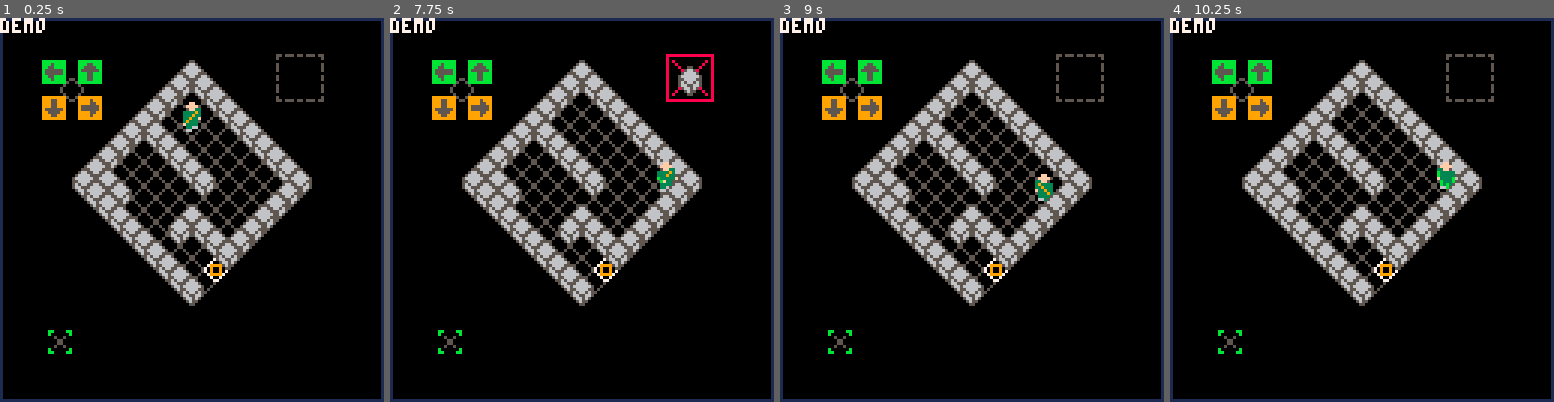
Above: before the commit, frames 1-4 (left to right).
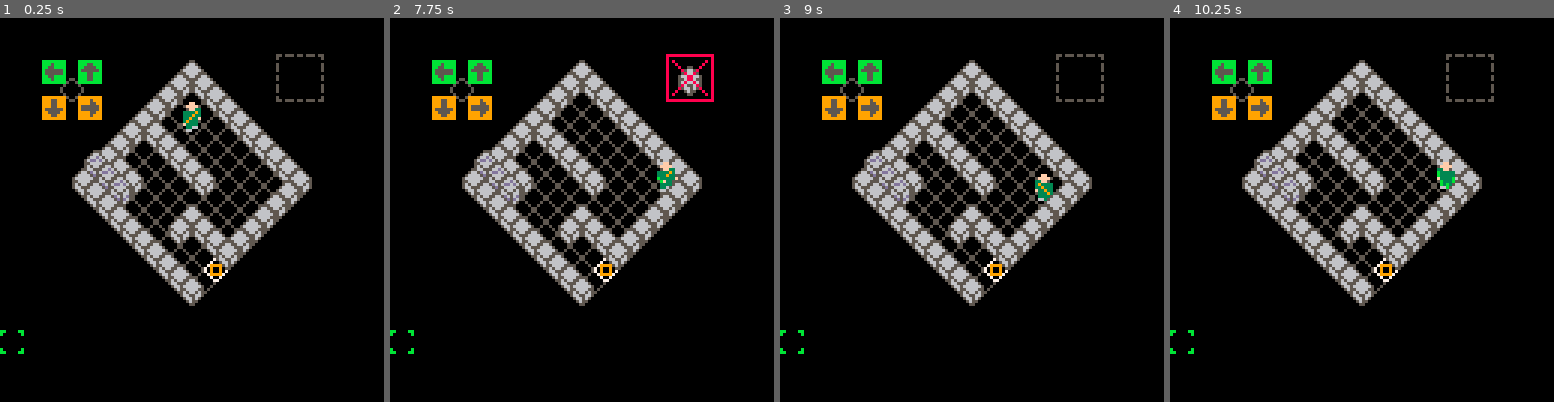
Above: after the commit, the same moments.

Repository: alexh95/pico8
Game: PICO-8 cartridge no-way-out/no-way-out.p8
The game is run twice, just before and just after one commit, with the same random seed, the same clock (stepped at 60 frames per second) and the same inputs.
Inputs:
- Up to frame 1 (0.25 s): no input
- Up to frame 2 (7.75 s): tap X (X key) at 0.33, 1.07, 1.85, 2.97, 4.08, 5.2, 6.32, 7.43 s; tap O (Z key) at 0.7, 1.7, 2.1, 2.5, 2.9, 3.3, 3.7, 4.1, 4.5, 4.9, 5.3, 5.7, 6.1, 6.5, 6.9, 7.3, 7.7 s; hold Right 1.6-2.1 s; hold Up 2.15-2.42 s; hold Right 2.47-3.03 s; hold Left 3.08-3.58 s; hold Down 3.63-3.97 s; hold Right 4.02-4.68 s; hold Up 4.73-5.03 s; hold Left 5.08-5.68 s; hold Down 5.73-6.03 s; hold Right 6.08-6.58 s; hold Right 6.63-7.13 s; hold Up 7.18-7.45 s; hold Right from 7.5 s (still down)
- Up to frame 3 (9 s): release Right at 8.07 s; tap O (Z key) at 8.1, 8.5, 8.9 s; hold Left 8.12-8.62 s; tap X (X key) at 8.55 s; hold Down from 8.67 s (still down)
- Up to frame 4 (10.25 s): release Down at 9 s; hold Right 9.05-9.72 s; tap O (Z key) at 9.3, 9.7, 10.1 s; tap X (X key) at 9.67 s; hold Up 9.77-10.07 s; hold Left from 10.12 s (still down)

The runs differ from the first frame. In frame 1, 4.3% of the frame differs, in the area x 0-100%, y 0-100%; in frame 2, 4.3%; in frame 3, 4.3%; in frame 4, 4.3%.

Commit message:
level design

Diff:
--- a/no-way-out/no-way-out.p8
+++ b/no-way-out/no-way-out.p8
@@ -32,7 +32,7 @@
  for b_p in all(lvl.bb) do
   for bx=b_p[1],b_p[3] do
    for by=b_p[2],b_p[4] do
-    add(lvl.b,makeb(bx,by,2))
+    add(lvl.b,makeb(bx,by,2,b_p[5]))
    end
   end
  end
@@ -44,16 +44,20 @@
   end
  end
  for si,sw in pairs(lvl.sw) do
-  add(lvl.g,makeg(sw[1],sw[2],sw[3],sw[4]))
+  if sw[3]==-1 then
+   add(lvl.g,makeg(sw[1],sw[2],
+                   sw[3],sw[4]))
+  else
+   add(gbl.g,makeg(sw[1],sw[2],
+                  sw[3],sw[4]))
+  end
  end
  for it in all(lvl.it) do
   add(lvl.g,makeg(it[1],it[2],it[3]))
  end
-
 end
 
 function loadlevel(l_i,nx,ny)
- add(e,l_i)
  li=l_i
  lvl=level[l_i]
  if not lvl.init then
@@ -62,15 +66,20 @@
  end
  p={x=nx,y=ny,
     d=0,sp=4,
-    grab=false,il=true}
+    grab=false,il=true,
+    map=0}
 end
 
 function _init()
+ gbl={g={},ag={}}
  c={x=60,y=16}
+-- it={20,21,22,23,24}
  it={20}
  itsel=1
+ itm={}
+-- pwr=true
  loadlevel(0,2,2)
- --loadlevel(5,2,0)
+-- loadlevel(8,1,4)
 end
 
 function _update60()
@@ -78,10 +87,30 @@
  nd=p.d
  dp={x=0,y=0}
  np={x=p.x,y=p.y}
+ p.grab=false
+ p.itinvalid=false
+ p.map=0
+ if btnp(🅾️) then
+  if it[itsel]==21 then
+   if pwr then
+    itm[it[itsel]]=not itm[it[itsel]]
+   end
+  end
+ end
  if btn(🅾️) then
-  p.grab=true
- else
-  p.grab=false
+  if it[itsel]==20 then
+   p.grab=true
+  elseif it[itsel]==21 then
+   if not pwr then
+    p.itinvalid=true
+   end
+  elseif it[itsel]==22 then
+   p.map=1
+  elseif it[itsel]==23 then
+   p.map=2
+  elseif it[itsel]==24 then
+   p.map=3
+  end
  end
  if btnp(❎) then
   itsel+=1
@@ -136,21 +165,40 @@
   end
  end
 
+ for i,ag in pairs(lvl.ag) do
+  lvl.ag[i]=false
+ end
  for g in all(lvl.g) do
   local pg=p.x==g.x and p.y==g.y
   if g.t<20 then
-   local ong = findb(g) or pg
-   lvl.ag[g.id]=ong
+   local ong=findb(g) or pg
+   if ong then
+    lvl.ag[g.id]=true
+   end
   elseif g.v and pg then
    g.v=false
-   add(it,g.t)
-  end
- end
+   if g.t==31 then
+    pwr=true
+   else
+    add(it,g.t)
+   end
+  end
+ end
+
+ for g in all(gbl.g) do
+  local ong=findbl(level[g.t],g)
+  if ong then
+   gbl.ag[g.id]=true
+  end
+ end
+
+ update_rgb()
 
  for bl in all(lvl.b) do
   bl.v=true
   if bl.id then
-   if lvl.ag[bl.id] then
+   if lvl.ag[bl.id] or
+      gbl.ag[bl.id] then
     bl.v=false
    end
   end
@@ -164,7 +212,11 @@
   for ex in all(lvl.exit) do
    if p.x==ex.x and
       p.y==ex.y then
-    loadlevel(ex.nl,ex.nx,ex.ny)
+    if ex.nl>=0 then
+     loadlevel(ex.nl,ex.nx,ex.ny)
+    else
+     youwon()
+    end
    end
   end
  end
@@ -180,13 +232,19 @@
  return true
 end
 
+function findbl(l,bp)
+ for bl in all(l.b) do
+  if bl.v and
+     bl.x==bp.x and
+     bl.y==bp.y then
+   return bl
+  end
+ end
+ return nil
+end
+
 function findb(bp)
- for bl in all(lvl.b) do
-  if bl.x==bp.x and bl.y==bp.y then
-   return bl
-  end
- end
- return nil
+ return findbl(lvl,bp)
 end
 
 function noblock(np)
@@ -203,19 +261,18 @@
 
 function _draw()
  cls()
- rect(0,0,127,127,1)
- print('demo', 7)
- for e_i in all(e) do
-  --print(e_i)
- end
- draw_grid()
- draw_level()
- draw_ui()
+ if not won then
+  draw_grid()
+  draw_level()
+  draw_ui()
+ else
+  win()
+ end
 end
 
 -->8
 -- util
---
+-- useful
 
 function inbounds(a,b)
  return a.x>=0 and a.x<b.x and
@@ -231,19 +288,57 @@
  return pos(px,py,tx-1,ty-1)
 end
 
-function sorti(t)
- print(t[0],11)
- for n=2,#t do
-  i=n
-  while i>1 do
-   t[i],t[i-1]=t[i-1],t[i]
-   i-=1
-  end
- end
+function update_rgb()
+ local rb=findbid('r')
+ local gb=findbid('g')
+ local bb=findbid('b')
+ local rs=findgswid('sr')
+ local gs=findgswid('sg')
+ local bs=findgswid('sb')
+
+ local r=peq(rb,rs)
+ local g=peq(gb,gs)
+ local b=peq(bb,bs)
+
+ lvl.ag['rgb']=r and g and b
+end
+
+function findbid(id)
+ for b in all(lvl.b) do
+  if b.id==id then
+   return b
+  end
+ end
+ return nil
+end
+
+function findgswid(id)
+ for g in all(gbl.g) do
+  if g.id==id then
+   return g
+  end
+ end
+ return nil
+end
+
+function peq(a,b)
+ if a and b then
+  return a.x==b.x and a.y==b.y
+ end
+ return false
+end
+
+function youwon()
+ won=true
+
+end
+
+function win()
+ print('you escaped',7)
 end
 -->8
 -- draw
---
+-- or paint
 
 function draw_grid()
  for i=0,lvl.x-1 do
@@ -300,7 +395,7 @@
    for bl_i,bl in pairs(bol) do
     if bl.v then
      bp=posb(c.x,c.y,bl.x,bl.y)
-     bsp=bt_sp(bl.t)
+     bsp=bt_sp(bl)
      bph=2
      spr(bsp,bp.x,bp.y,1,2)
     end
@@ -317,38 +412,124 @@
  [1]=46,
  [2]=15,
  [3]=14,
+ ['r']=43,
+ ['g']=44,
+ ['b']=45,
 }
 
 sw_sp_={
  [-1]=34,
  [21]=81,
+ [22]=82,
+ [23]=83,
+ [24]=84,
+ [31]=113,
 }
 
-function bt_sp(bt)
- return bt_sp_[bt]
+function bt_sp(b)
+ if bt_sp_[b.id] then
+  return bt_sp_[b.id]
+ end
+ return bt_sp_[b.t]
+end
+
+function draw_win()
+
 end
 -->8
 -- light
 -- and darkness
 
 function draw_shadow()
- --rect(10,40,100,90,1)
- --oval(10,40,100,90,2)
+ if lvl.shadow then
+  local s = lvl.shadow
+  if li==5 then
+   vertical_shadow(s)
+  else
+   center_shadow(s)
+  end
+ end
+end
+
+function vertical_shadow(s)
+local py=0
+ if light_on() then
+  py=4*(p.y+2)
+ end
+ fillp(░)
+ rectfill(s[1],s[2]+py,s[3],s[4],0)
+ fillp(▒)
+ rectfill(s[1],s[2]+8+py,s[3],s[4],0)
+ fillp()
+ rectfill(s[1],s[2]+16+py,s[3],s[4],0)
+end
+
+function center_shadow(s)
+ local pp
+ if light_on() then
+  pp=pos(c.x,c.y,p.x,p.y)
+ else
+  pp=pos(c.x,c.y,s[1],s[2])
+ end
+ fillp(░)
+ rectfill(pp.x-12,pp.y-12,
+          pp.x- 8,pp.y+12,0)
+ rectfill(pp.x-12,pp.y+12,
+          pp.x+16,pp.y+16,0)
+ rectfill(pp.x+12,pp.y-12,
+          pp.x+16,pp.y+12,0)
+ rectfill(pp.x-12,pp.y-16,
+          pp.x+16,pp.y-12,0)
+ fillp(▒)
+ rectfill(pp.x-20,pp.y-16,
+          pp.x-12,pp.y+16,0)
+ rectfill(pp.x-20,pp.y+16,
+          pp.x+24,pp.y+24,0)
+ rectfill(pp.x+16,pp.y-16,
+          pp.x+24,pp.y+16,0)
+ rectfill(pp.x-20,pp.y-24,
+          pp.x+24,pp.y-16,0)
+ fillp()
+ rectfill(pp.x-128,pp.y- 24,
+          pp.x- 20,pp.y+ 24,0)
+ rectfill(pp.x-128,pp.y+ 24,
+          pp.x+128,pp.y+128,0)
+ rectfill(pp.x+ 24,pp.y- 24,
+          pp.x+128,pp.y+ 24,0)
+ rectfill(pp.x-128,pp.y-128,
+          pp.x+128,pp.y- 24,0)
+end
+
+function light_on()
+ if not has_light() then
+  return false
+ end
+ return itm[21]==true
+end
+
+function has_light()
+ for it in all(it) do
+  if it==21 then
+   return true
+  end
+ end
+ return false
 end
 -->8
 -- ui
---
+-- u and i
 
 function draw_ui()
- draw_grab()
+ draw_eqit()
  draw_it()
+ draw_map()
  draw_help()
 end
 
-function draw_grab()
+function draw_eqit()
  local gsp=128
  local bsp=nil
- if p.grab then
+ if itsel==1 and p.grab then
   if p.gb==nil then
    gsp=130
   else
@@ -357,27 +538,61 @@
    else
     gsp=132
    end
-   bsp=bt_sp(p.gb.t)
-  end
+   bsp=bt_sp(p.gb)
+  end
+  if bsp then
+   spr(bsp,96,10,1,2)
+  end
+ end
+ if p.itinvalid then
+  gsp=132
+  print('no power',90,30,8)
+ end
+ if itsel>1 then
+  bsp=it_sp[it[itsel]]
+  if itm[it[itsel]] then
+   bsp+=16
+   gsp=134
+  end
+  spr(bsp,96,16,1,1)
  end
  spr(gsp,92,12,2,2)
- if bsp then
-  spr(bsp,96,10,1,2)
- end
 end
 
 it_sp={
  [20]=80,
  [21]=81,
+ [22]=82,
+ [23]=83,
+ [24]=84,
 }
 
 function draw_it()
  for i,item in pairs(it) do
-  sx=8+i*8
+  sx=(i-1)*8
   if itsel==i then ssp=65
   else ssp=64 end
   spr(ssp,sx,104)
-  spr(it_sp[item],sx,104)
+  local isp=it_sp[item]
+  if itm[item] then
+   isp+=16
+  end
+  spr(isp,sx,104)
+ end
+ if pwr then
+  spr(113,8,112)
+ end
+end
+
+function draw_map()
+ if p.map>0 then
+  local mapx=(p.map-1)*64
+  rectfill(58,58,124,124,0)
+  rect(58,58,124,124,1)
+  for i=59,123 do
+   tline(59,i,123,i,0,
+         (mapx+i-59)/32,1/32)
+  end
  end
 end
 
@@ -385,9 +600,11 @@
  if li==0 then
   spr(192,12,12,3,3)
  elseif li==1 then
-  spr(195,12,12,2,3)
+  spr(195,12,12,2,2)
+  spr(243,4,32,4,1)
  elseif li==4 and #it>1 then
-  spr(197,12,12,2,2)
+  spr(211,92,30,2,1)
+  spr(227,92,4,3,1)
  end
 end
 -->8
@@ -404,11 +621,14 @@
       0b1111110001,
       0b1000000001,
       0b1000001111,
-      0b1000001000,
-      0b1110000000,
+      0b1110001000,
+      0b0000000000,
       0b1111111111},
-  bp={},
-  exit={{x=9,y=7,nl=1,nx=0,ny=7}}
+  sb={{0,8,0,8,'g1'},
+      {1,8,1,8,'g2'},
+      {2,8,2,8,'g3'}},
+  exit={{x=0,y=8,nl=11,nx=10,ny=2},
+        {x=9,y=7,nl=1,nx=0,ny=7}}
  },[1]={
   x=10,y=10,
   bw={0b1111111111,
@@ -418,10 +638,13 @@
       0b1000111111,
       0b1000100001,
       0b1100100001,
-      0b0000001101,
+      0b0000000101,
       0b0000100001,
       0b1111111111},
   bb={{1,5,3,5}},
+  sw={{1,1,1,'g1'},
+      {3,1,1,'g2'},
+      {7,6,1,'g3'}},
   exit={{x=0,y=7,nl=0,nx=9,ny=7},
         {x=9,y=2,nl=2,nx=0,ny=2}}
  },[2]={
@@ -429,14 +652,14 @@
   bw={0b1111111111,
       0b0000000001,
       0b0000000001,
-      0b1100000001,
+      0b1100011111,
       0b1000000000,
       0b1100000000,
       0b1000000000,
       0b1100000001,
       0b1000000001,
       0b1111000111},
-  bb={{4,9,6,9},{5,4,8,8}},
+  bb={{4,4,6,9}},
   exit={{x=0,y=2,nl=1,nx=9,ny=2},
         {x=9,y=5,nl=3,nx=0,ny=5},
         {x=5,y=9,nl=10,nx=2,ny=0}}
@@ -445,11 +668,11 @@
   bw={0b11110001111,
       0b10000000001,
       0b10000000001,
-      0b11000000011,
+      0b11001010011,
+      0b00011011000,
       0b00000000000,
-      0b00000000000,
-      0b00000000000,
-      0b11000000011,
+      0b00011011000,
+      0b11001010011,
       0b10000000001,
       0b10000000001,
       0b11110001111},
@@ -460,7 +683,8 @@
       {4,10,6,10,'2'}},
   exit={{x=0,y=5,nl=2,nx=9,ny=5},
         {x=10,y=5,nl=4,nx=0,ny=5},
-        {x=5,y=10,nl=5,nx=2,ny=0}}
+        {x=5,y=10,nl=5,nx=2,ny=0},
+        {x=5,y=0,nl=6,nx=6,ny=12}}
  },[4]={
   x=7,y=7,
   bw={0b1111111,
@@ -482,14 +706,100 @@
       0b1000101,
       0b1010101,
       0b1010101,
-      0b1011101,
+      0b1010101,
       0b1010001,
       0b1010001,
       0b1000001,
       0b1010001,
       0b1111111},
-  bb={{2,8,2,8}},
+  bb={{2,8,2,8},
+      {3,9,3,9}},
+  sb={{3,5,3,5,'1'}},
+  sw={{5,9,-1,'1'},
+      {1,9,5,'g4'}},
+  it={{5,1,22}},
+  shadow={10,36,100,90},
   exit={{x=2,y=0,nl=3,nx=5,ny=10}},
+ },[6]={
+  x=13,y=13,
+  bw={0b1111111111111,
+      0b1000000000001,
+      0b1000000000001,
+      0b1100000000001,
+      0b1000100000111,
+      0b1001100000000,
+      0b1000100000000,
+      0b1000100000000,
+      0b1100100000111,
+      0b1000100000001,
+      0b1000100000001,
+      0b1000100000001,
+      0b1111100011111},
+  bb={{10,2,10,2},
+      {10,10,10,10}},
+  sb={{4,1,4,3,'1'},
+      {1,4,3,4,'2'},
+      {2,8,3,8,'3'},
+      {10,5,10,7,'4'},
+      {11,5,11,7,'5'}},
+  sw={{7,1,-1,'1'},
+      {1,1,-1,'1'},
+      {1,2,-1,'2'},
+      {3,6,-1,'2'},
+      {1,7,-1,'3'},
+      {10,2,-1,'4'},
+      {10,10,-1,'5'}},
+  it={{2,10,31}},
+  exit={{x=6,y=12,nl=3,nx=5,ny=0},
+        {x=12,y=6,nl=7,nx=0,ny=4}},
+ },[7]={
+  x=9,y=9,
+  bw={0b111111111,
+      0b100000001,
+      0b110000111,
+      0b000000000,
+      0b000000000,
+      0b000000111,
+      0b110000001,
+      0b100000001,
+      0b111111111},
+  bb={{7,1,7,1},
+      {7,7,7,7,}},
+  sb={{7,3,7,4,'1'},
+      {6,3,6,4,'2'},
+      {6,6,6,7,'3'}},
+  sw={{1,1,-1,'1'},
+      {1,7,-1,'2'},
+      {4,5,-1,'3'}},
+  shadow={0,4},
+  exit={{x=0,y=4,nl=6,nx=12,ny=6},
+        {x=8,y=4,nl=8,nx=0,ny=6}},
+ },[8]={
+  x=13,y=13,
+  bw={0b1111111111111,
+      0b1010101010101,
+      0b1000000000001,
+      0b1000000000001,
+      0b1000100010001,
+      0b0000110000011,
+      0b0000101000101,
+      0b1000100000001,
+      0b1101110000011,
+      0b1000100000001,
+      0b1000101000101,
+      0b1000110010011,
+      0b1111111111111},
+  it={{2,10,23}},
+  bb={{3,2,3,2,'r'},
+      {7,2,7,2,'g'},
+      {11,2,11,2,'b'}},
+  sb={{2,8,2,8,'g4'},
+      {7,7,9,9,'rgb'}},
+  sw={{3,1,8,'sg'},
+      {5,1,8,'sr'},
+      {11,1,8,'sb'}},
+  exit={{x=0,y=6,nl=7,nx=8,ny=4},
+        {x=8,y=8,nl=-1,nx=0,ny=0}},
  },[10]={
   x=5,y=12,
   bw={0b10001,
@@ -503,9 +813,21 @@
       0b10001,
       0b10001,
       0b10001,
-      0b10001},
-  bb={},
+      0b11111},
+  it={{2,9,24}},
+  sb={{1,5,3,5,'g4'}},
   exit={{x=2,y=0,nl=2,nx=5,ny=9}}
+ },[11]={
+  x=11,y=5,
+  bw={0b11111111111,
+      0b10000001001,
+      0b10000001000,
+      0b10000001001,
+      0b11111111111},
+  bb={{3,1,3,1,'r'},
+      {2,1,2,1,'g'},
+      {6,1,6,1,'b'}},
+  exit={{x=10,y=2,nl=0,nx=0,ny=8}},
  }
 }
 
@@ -757,3 +1079,20 @@
 
 
 
+…(10 lines of a section not shown)…
+__map__
+4849000000000000000000000000000000000000000000000000000000000000000000000000000000000000000000000000000000000000000000000000000000000000000000000000000000000000000000000000000000000000000000000000000000000000000000000000000000000000000000000000000000000000
+5859000000000000000000000000000000000000000000000000000000000000000000000000000000000000000000000000000000000000000000000000000000000000000000000000000000000000000000000000000000000000000000000000000000000000000000000000000000000000000000000000000000000000
+6869000000000000000000000000000000000000000000000000000000000000000000000000000000000000000000000000000000000000000000000000000000000000000000000000000000000000000000000000000000000000000000000000000000000000000000000000000000000000000000000000000000000000
+7879000000000000000000000000000000000000000000000000000000000000000000000000000000000000000000000000000000000000000000000000000000000000000000000000000000000000000000000000000000000000000000000000000000000000000000000000000000000000000000000000000000000000
+4b4c000000000000000000000000000000000000000000000000000000000000000000000000000000000000000000000000000000000000000000000000000000000000000000000000000000000000000000000000000000000000000000000000000000000000000000000000000000000000000000000000000000000000
+5b5c000000000000000000000000000000000000000000000000000000000000000000000000000000000000000000000000000000000000000000000000000000000000000000000000000000000000000000000000000000000000000000000000000000000000000000000000000000000000000000000000000000000000
Not shown, changed: 84 lines of the sprite sheet (__gfx__) section of no-way-out/no-way-out.p8
Not shown, changed: the thumbnail (__label__) section of no-way-out/no-way-out.p8
Not shown, changed: no-way-out/no-way-out.png
Not shown, changed: no-way-out/no-way-out_html.zip
Not shown, changed: no-way-out/no-way-out_html/no-way-out.js
